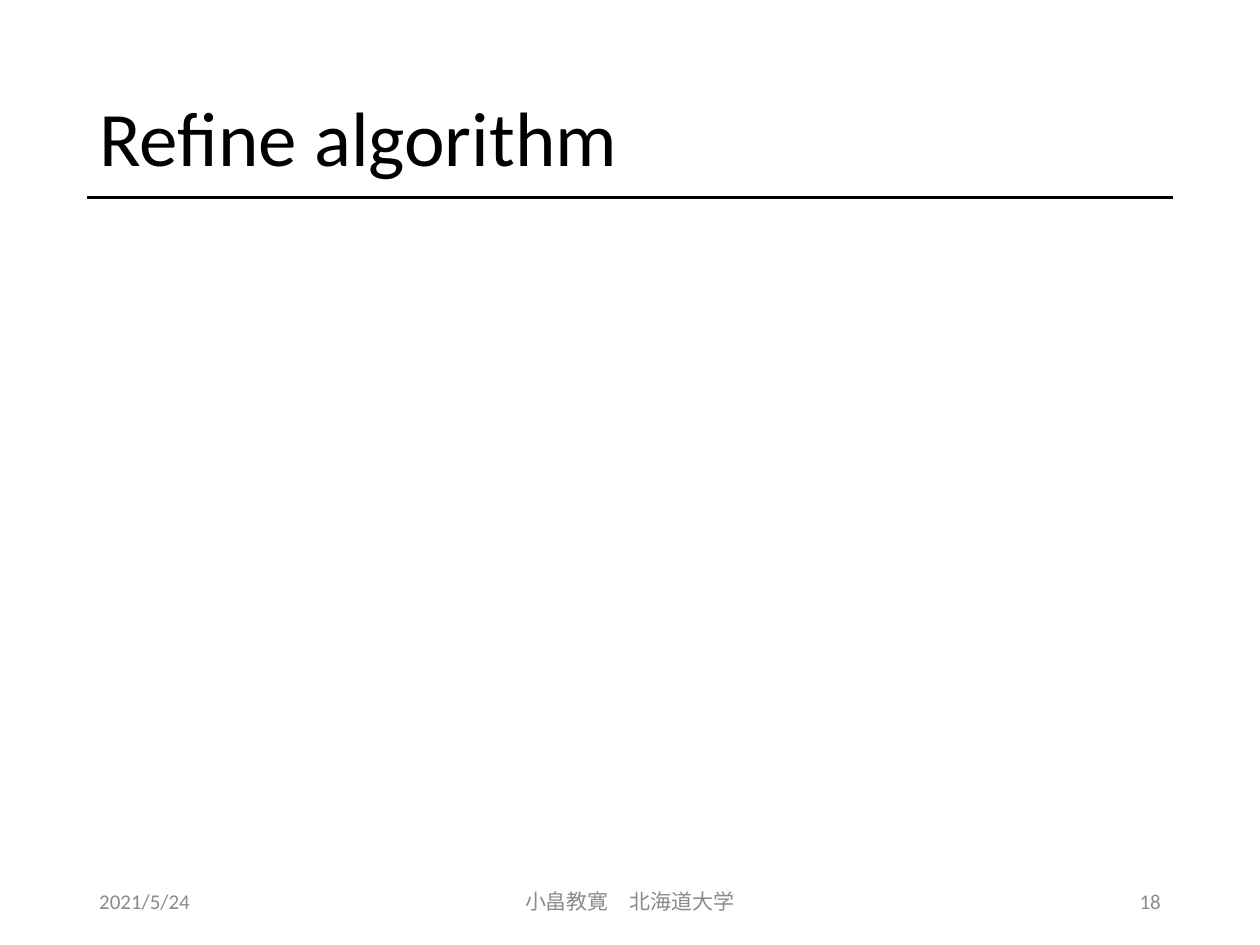
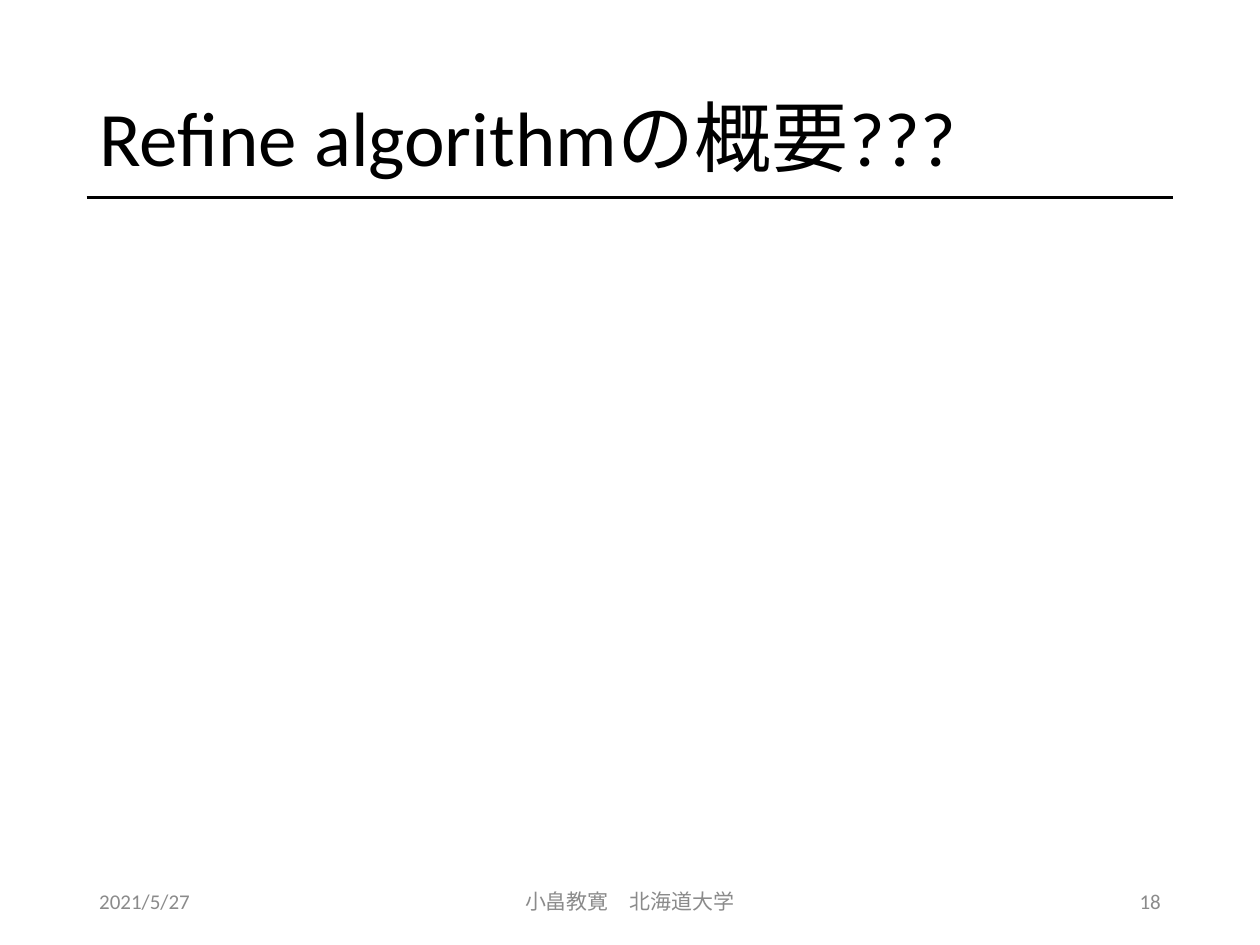
Before and after one commit to obatakyoukan/isomorphism, a slide deck: slide 18 of Isomorphism.pptx. Drawn at 1260x945 pixels with LibreOffice and Linux fonts; fonts in the diff are those of the drawing; grey boxes stand for pictures. Boxes give left, top, right and bottom in pixels: in the first picture for what was removed or moved away, otherwise in the second. Text is boxed around its words. In the diff, an @@ line names an element or a change of style, - is before the commit and + after.

```diff
--- a/Isomorphism.pptx
+++ b/Isomorphism.pptx
@@ title at (99, 102, 956, 180): text changed @@
-Refine algorithm
+Refine algorithmの概要???
@@ text at (99, 894, 190, 910): text changed @@
-2021/5/24
+2021/5/27
```
Also in this commit, not shown: 19 other slides changed, 13 slides added.
